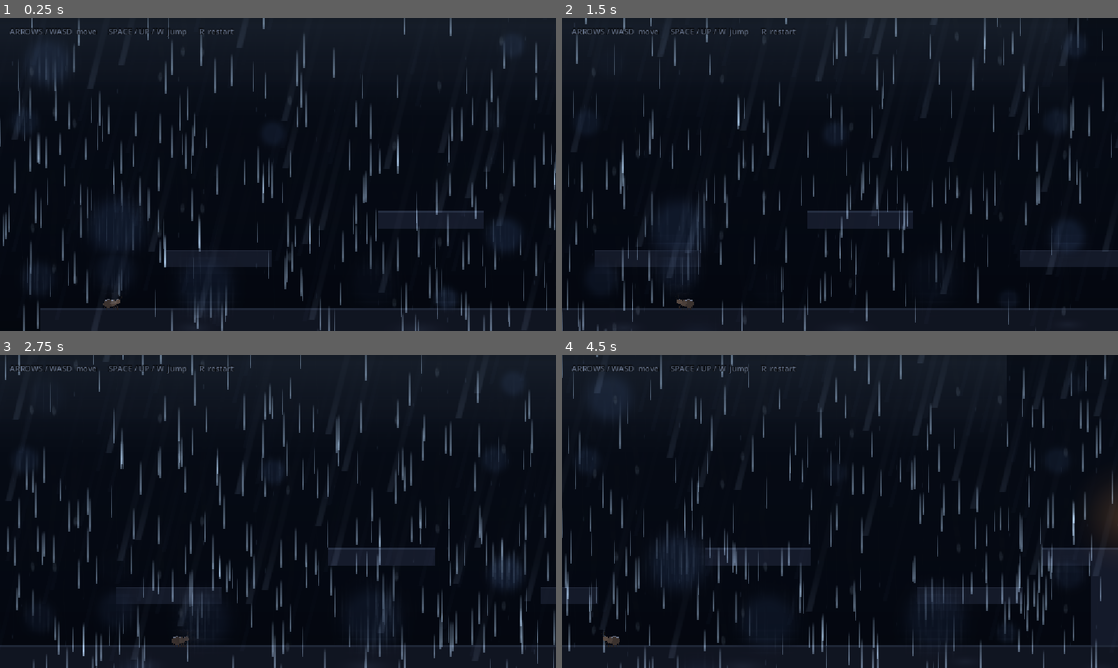
Above: before the commit, frames 1-4 (two rows, left to right).
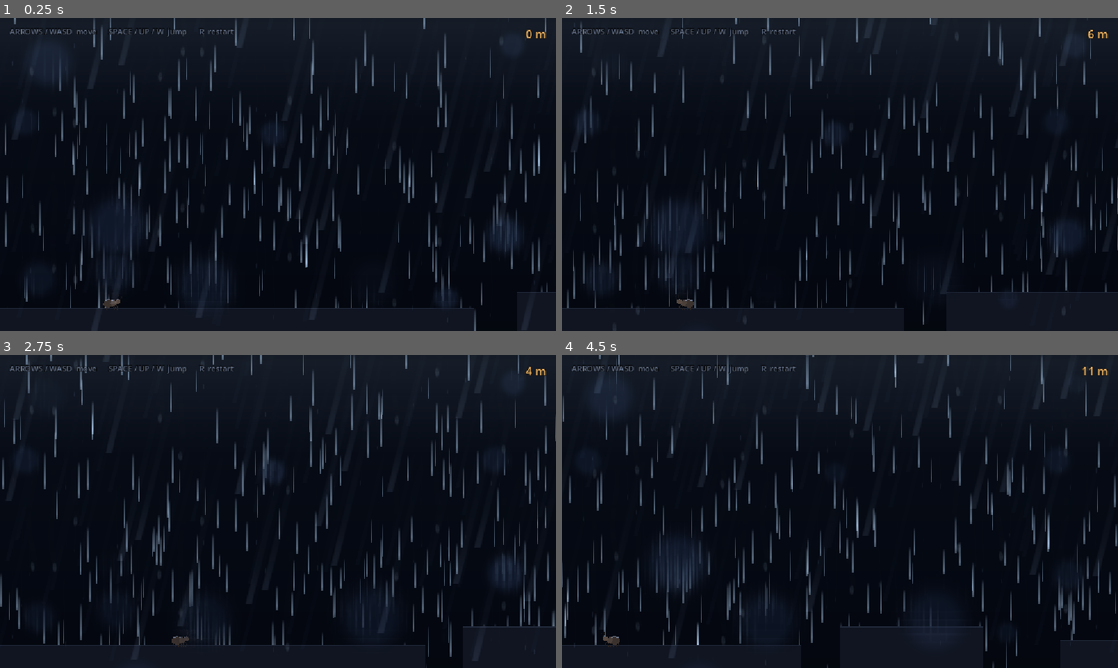
Above: after the commit, the same moments.

Repository: Dodge100/jame-gam
Game: Godot game, scene res://main.tscn
The game is run twice, just before and just after one commit, with the same random seed, the same clock (stepped at 60 frames per second) and the same inputs.
Inputs:
- Up to frame 1 (0.25 s): no input
- Up to frame 2 (1.5 s): hold D (move_right) 0.53-1.28 s; tap Space (jump) at 0.77 s; hold A (move_left) from 1.28 s (still down)
- Up to frame 3 (2.75 s): tap Space (jump) at 1.52 s; tap R (restart) at 2 s; release A (move_left) at 2.03 s; hold D (move_right) from 2.03 s (still down)
- Up to frame 4 (4.5 s): tap Space (jump) at 3.02, 3.77 s; release D (move_right) at 3.53 s; hold A (move_left) from 3.53 s (still down)

The runs differ from the first frame. In frame 1, 10% of the frame differs, in the area x 0-100%, y 0-100%; in frame 2, 8.8%; in frame 3, 9.6%; in frame 4, 12%.

Commit message:
procedural generation

Diff:
--- a/main.gd
+++ b/main.gd
@@ -1,23 +1,32 @@
 extends Node2D
 
-@onready var _win: Label = $UI/WinLabel
+@onready var _distance_label: Label = $UI/DistanceLabel
 @onready var _lose: Label = $UI/LoseLabel
+@onready var _level: Node2D = $Level
 @onready var _player: Node2D = $Player
 @onready var _rain: Node2D = $Level/WorldRain
 
 var _dead := false
+var _distance := 0
 
 func _ready() -> void:
-	_win.visible = false
 	_lose.visible = false
+	_distance_label.text = "0 m"
 	process_mode = Node.PROCESS_MODE_ALWAYS
+	_player.process_mode = Node.PROCESS_MODE_PAUSABLE
+	_level.process_mode = Node.PROCESS_MODE_PAUSABLE
 
 func _process(_delta: float) -> void:
 	# Keep rain over the visible screen, since the camera only travels right.
-	_rain.global_position.x = _player.global_position.x
+	_rain.global_position.x = (_player.view_left() + _player.view_right()) * 0.5
 
 func _physics_process(_delta: float) -> void:
-	if not _dead and (_player.is_out_of_view() or _player.is_behind_view()):
+	if _dead:
+		return
+	_level.stream_to(_player.view_left(), _player.view_right())
+	_distance = maxi(_distance, int((_player.global_position.x - 150.0) / 50.0))
+	_distance_label.text = "%d m" % _distance
+	if _player.is_out_of_view() or _player.is_behind_view() or _player.is_below_view():
 		_die()
 
 func _unhandled_input(event: InputEvent) -> void:
@@ -27,11 +36,7 @@
 
 func _die() -> void:
 	_dead = true
+	_lose.text = "LOST IN THE RAIN\n%d m\nPRESS R TO TRY AGAIN" % _distance
 	_lose.visible = true
 	_rain.visible = false
 	get_tree().paused = true
-
-func _on_goal_body_entered(body: Node2D) -> void:
-	if body.is_in_group("player"):
-		_win.visible = true
-		_dead = true
--- a/main.tscn
+++ b/main.tscn
@@ -27,20 +27,21 @@
 theme_override_constants/outline_size = 6
 text = "ARROWS / WASD  move      SPACE / UP / W  jump      R  restart"
 
-[node name="WinLabel" type="Label" parent="UI" visible=false]
-anchors_preset = 15
+[node name="DistanceLabel" type="Label" parent="UI"]
+anchors_preset = 1
+anchor_left = 1.0
 anchor_right = 1.0
-anchor_bottom = 1.0
-grow_horizontal = 2
-grow_vertical = 2
-theme_override_font_sizes/font_size = 40
+offset_left = -240.0
+offset_top = 16.0
+offset_right = -20.0
+offset_bottom = 46.0
+grow_horizontal = 0
+theme_override_font_sizes/font_size = 24
 theme_override_colors/font_color = Color(1, 0.76, 0.42, 1)
 theme_override_colors/font_outline_color = Color(0.05, 0.03, 0.01, 0.9)
-theme_override_constants/outline_size = 12
-horizontal_alignment = 1
-vertical_alignment = 1
-text = "LEVEL COMPLETE
-PRESS R TO PLAY AGAIN"
+theme_override_constants/outline_size = 6
+horizontal_alignment = 2
+text = "0 m"
 
 [node name="LoseLabel" type="Label" parent="UI" visible=false]
 anchors_preset = 15
@@ -56,5 +57,3 @@
 vertical_alignment = 1
 text = "LOST IN THE RAIN
 PRESS R TO TRY AGAIN"
-
-[connection signal="body_entered" from="Level/Goal" to="." method="_on_goal_body_entered"]
--- /dev/null
+++ b/scenes/Level.gd
@@ -0,0 +1,65 @@
+extends Node2D
+
+const START_X := -400.0
+const START_WIDTH := 1300.0
+const START_Y := 600.0
+const MIN_SURFACE_Y := 380.0
+const MAX_SURFACE_Y := 600.0
+const BOTTOM_Y := 760.0
+const GENERATE_AHEAD := 1400.0
+const KEEP_BEHIND := 400.0
+
+var _rng := RandomNumberGenerator.new()
+var _segments: Array[StaticBody2D] = []
+var _next_x := START_X + START_WIDTH
+var _last_y := START_Y
+
+func _ready() -> void:
+	_rng.randomize()
+	_add_segment(START_X, START_Y, START_WIDTH)
+
+func stream_to(view_left: float, view_right: float) -> void:
+	while _next_x < view_right + GENERATE_AHEAD:
+		var surface_y := clampf(
+			_last_y + _rng.randf_range(-80.0, 110.0),
+			MIN_SURFACE_Y,
+			MAX_SURFACE_Y
+		)
+		var gap := _rng.randf_range(80.0, 170.0)
+		if surface_y < _last_y:
+			gap = minf(gap, 120.0)
+		_next_x += gap
+		var width := _rng.randf_range(280.0, 560.0)
+		_add_segment(_next_x, surface_y, width)
+		_next_x += width
+		_last_y = surface_y
+
+	while not _segments.is_empty() and float(_segments[0].get_meta("right")) < view_left - KEEP_BEHIND:
+		var old_segment: StaticBody2D = _segments.pop_front()
+		old_segment.queue_free()
+
+func _add_segment(x: float, y: float, width: float) -> void:
+	var segment := StaticBody2D.new()
+	segment.position = Vector2(x, y)
+	segment.set_meta("right", x + width)
+
+	var depth := BOTTOM_Y - y
+	var shape := RectangleShape2D.new()
+	shape.size = Vector2(width, depth)
+	var collision := CollisionShape2D.new()
+	collision.shape = shape
+	collision.position = Vector2(width * 0.5, depth * 0.5)
+	segment.add_child(collision)
+
+	var visual := ColorRect.new()
+	visual.size = shape.size
+	visual.color = Color(0.07, 0.08, 0.11, 1.0)
+	segment.add_child(visual)
+
+	var top_line := ColorRect.new()
+	top_line.size = Vector2(width, 3.0)
+	top_line.color = Color(0.3, 0.36, 0.46, 0.3)
+	segment.add_child(top_line)
+
+	add_child(segment)
+	_segments.append(segment)
--- a/scenes/Level.tscn
+++ b/scenes/Level.tscn
@@ -1,288 +1,72 @@
-[gd_scene load_steps=15 format=3 uid="d44e66ff3355aa77"]
+[gd_scene format=3 uid="uid://li4je4k1mif2"]
 
-[ext_resource path="res://scenes/WorldRain.tscn" type="PackedScene" id="7"]
+[ext_resource type="Script" uid="uid://bukbf77d80kdd" path="res://scenes/Level.gd" id="1"]
+[ext_resource type="PackedScene" path="res://scenes/WorldRain.tscn" id="7"]
 
 [sub_resource type="Gradient" id="SkyGrad"]
-offsets = PackedFloat32Array(0.0, 0.5, 0.78, 1.0)
+offsets = PackedFloat32Array(0, 0.5, 0.78, 1)
 colors = PackedColorArray(0.012, 0.016, 0.028, 1, 0.03, 0.042, 0.062, 1, 0.02, 0.028, 0.045, 1, 0.008, 0.012, 0.02, 1)
 
 [sub_resource type="GradientTexture2D" id="SkyTex"]
 gradient = SubResource("SkyGrad")
 width = 256
 height = 256
-fill_from = Vector2(0, 0)
 fill_to = Vector2(0, 1)
 
 [sub_resource type="Gradient" id="FogGradDeep"]
-offsets = PackedFloat32Array(0.0, 0.4, 0.58, 0.78, 1.0)
+offsets = PackedFloat32Array(0, 0.4, 0.58, 0.78, 1)
 colors = PackedColorArray(0.42, 0.5, 0.58, 0, 0.42, 0.5, 0.58, 0.045, 0.42, 0.5, 0.58, 0.09, 0.42, 0.5, 0.58, 0.03, 0.42, 0.5, 0.58, 0)
 
 [sub_resource type="GradientTexture2D" id="FogTexDeep"]
 gradient = SubResource("FogGradDeep")
 width = 128
 height = 128
-fill_from = Vector2(0, 0)
 fill_to = Vector2(0, 1)
 
 [sub_resource type="Gradient" id="FogGradLow"]
-offsets = PackedFloat32Array(0.0, 0.5, 0.72, 0.88, 1.0)
+offsets = PackedFloat32Array(0, 0.5, 0.72, 0.88, 1)
 colors = PackedColorArray(0.5, 0.58, 0.66, 0, 0.5, 0.58, 0.66, 0, 0.5, 0.58, 0.66, 0.11, 0.5, 0.58, 0.66, 0.05, 0.5, 0.58, 0.66, 0)
 
 [sub_resource type="GradientTexture2D" id="FogTexLow"]
 gradient = SubResource("FogGradLow")
 width = 128
 height = 128
-fill_from = Vector2(0, 0)
 fill_to = Vector2(0, 1)
 
-[sub_resource type="Gradient" id="GlowGrad"]
-offsets = PackedFloat32Array(0.0, 0.35, 0.7, 1.0)
-colors = PackedColorArray(1, 1, 1, 0.85, 1, 1, 1, 0.45, 1, 1, 1, 0.13, 1, 1, 1, 0)
+[node name="Level" type="Node2D" unique_id=614946415]
+script = ExtResource("1")
 
-[sub_resource type="GradientTexture2D" id="GlowTex"]
-gradient = SubResource("GlowGrad")
-width = 128
-height = 128
-fill = 1
-fill_from = Vector2(0.5, 0.5)
-fill_to = Vector2(0.5, 0)
-
-[sub_resource type="CanvasItemMaterial" id="AddBl"]
-blend_mode = 1
-
-[sub_resource type="RectangleShape2D" id="GroundShape"]
-size = Vector2(1700, 120)
-
-[sub_resource type="RectangleShape2D" id="PlatShape"]
-size = Vector2(220, 36)
-
-[sub_resource type="RectangleShape2D" id="StepShape"]
-size = Vector2(200, 200)
-
-[sub_resource type="RectangleShape2D" id="WallShape"]
-size = Vector2(32, 720)
-
-[sub_resource type="RectangleShape2D" id="PillShape"]
-size = Vector2(30, 130)
-
-[node name="Level" type="Node2D"]
-
-[node name="Parallax" type="ParallaxBackground" parent="."]
+[node name="Parallax" type="ParallaxBackground" parent="." unique_id=638702860]
 layer = -10
 
-[node name="SkyLayer" type="ParallaxLayer" parent="Parallax"]
+[node name="SkyLayer" type="ParallaxLayer" parent="Parallax" unique_id=976261069]
 motion_scale = Vector2(0, 0)
 
-[node name="Sky" type="Sprite2D" parent="Parallax/SkyLayer"]
+[node name="Sky" type="Sprite2D" parent="Parallax/SkyLayer" unique_id=694120748]
 position = Vector2(-300, -560)
 scale = Vector2(13, 5.25)
 texture = SubResource("SkyTex")
 centered = false
 
-[node name="FogDeepLayer" type="ParallaxLayer" parent="Parallax"]
+[node name="FogDeepLayer" type="ParallaxLayer" parent="Parallax" unique_id=447736459]
 motion_scale = Vector2(0.04, 0)
+motion_mirroring = Vector2(1664, 0)
 
-[node name="FogDeep" type="Sprite2D" parent="Parallax/FogDeepLayer"]
+[node name="FogDeep" type="Sprite2D" parent="Parallax/FogDeepLayer" unique_id=129381261]
 position = Vector2(-300, -520)
 scale = Vector2(13, 5.2)
 texture = SubResource("FogTexDeep")
 centered = false
 
-[node name="FogLowLayer" type="ParallaxLayer" parent="Parallax"]
+[node name="FogLowLayer" type="ParallaxLayer" parent="Parallax" unique_id=2051399533]
 motion_scale = Vector2(0.6, 0)
+motion_mirroring = Vector2(1664, 0)
 
-[node name="FogLow" type="Sprite2D" parent="Parallax/FogLowLayer"]
+[node name="FogLow" type="Sprite2D" parent="Parallax/FogLowLayer" unique_id=43954463]
 position = Vector2(-500, -460)
 scale = Vector2(13, 5.2)
 texture = SubResource("FogTexLow")
 centered = false
 
-[node name="Ground" type="StaticBody2D" parent="."]
-
-[node name="Visual" type="ColorRect" parent="Ground"]
-offset_left = 0.0
-offset_top = 600.0
-offset_right = 1700.0
-offset_bottom = 720.0
-color = Color(0.07, 0.08, 0.11, 1)
-
-[node name="TopLine" type="ColorRect" parent="Ground"]
-offset_left = 0.0
-offset_top = 600.0
-offset_right = 1700.0
-offset_bottom = 604.0
-color = Color(0.3, 0.36, 0.46, 0.25)
-
-[node name="GroundCollision" type="CollisionShape2D" parent="Ground"]
-position = Vector2(850, 660)
-shape = SubResource("GroundShape")
-
-[node name="Refl1" type="Sprite2D" parent="."]
-material = SubResource("AddBl")
-position = Vector2(320, 642)
-scale = Vector2(0.8, 0.28)
-modulate = Color(0.5, 0.6, 0.75, 0.10)
-texture = SubResource("GlowTex")
-
-[node name="Refl2" type="Sprite2D" parent="."]
-material = SubResource("AddBl")
-position = Vector2(780, 645)
-scale = Vector2(1.1, 0.34)
-modulate = Color(0.5, 0.6, 0.75, 0.10)
-texture = SubResource("GlowTex")
-
-[node name="Refl3" type="Sprite2D" parent="."]
-material = SubResource("AddBl")
-position = Vector2(1240, 635)
-scale = Vector2(0.7, 0.24)
-modulate = Color(0.5, 0.6, 0.75, 0.08)
-texture = SubResource("GlowTex")
-
-[node name="Refl4" type="Sprite2D" parent="."]
-material = SubResource("AddBl")
-position = Vector2(1520, 650)
-scale = Vector2(0.75, 0.26)
-modulate = Color(0.5, 0.6, 0.75, 0.08)
-texture = SubResource("GlowTex")
-
-[node name="Platform1" type="StaticBody2D" parent="."]
-
-[node name="Visual" type="ColorRect" parent="Platform1"]
-offset_left = 260.0
-offset_top = 480.0
-offset_right = 480.0
-offset_bottom = 516.0
-color = Color(0.085, 0.1, 0.14, 1)
-
-[node name="TopLine" type="ColorRect" parent="Platform1"]
-offset_left = 260.0
-offset_top = 480.0
-offset_right = 480.0
-offset_bottom = 483.0
-color = Color(0.3, 0.35, 0.44, 0.3)
-
-[node name="CollisionShape2D" type="CollisionShape2D" parent="Platform1"]
-position = Vector2(370, 498)
-shape = SubResource("PlatShape")
-
-[node name="Platform2" type="StaticBody2D" parent="."]
-
-[node name="Visual" type="ColorRect" parent="Platform2"]
-offset_left = 700.0
-offset_top = 400.0
-offset_right = 920.0
-offset_bottom = 436.0
-color = Color(0.09, 0.105, 0.15, 1)
-
-[node name="TopLine" type="ColorRect" parent="Platform2"]
-offset_left = 700.0
-offset_top = 400.0
-offset_right = 920.0
-offset_bottom = 403.0
-color = Color(0.3, 0.35, 0.44, 0.3)
-
-[node name="CollisionShape2D" type="CollisionShape2D" parent="Platform2"]
-position = Vector2(810, 418)
-shape = SubResource("PlatShape")
-
-[node name="Platform3" type="StaticBody2D" parent="."]
-
-[node name="Visual" type="ColorRect" parent="Platform3"]
-offset_left = 1140.0
-offset_top = 480.0
-offset_right = 1360.0
-offset_bottom = 516.0
-color = Color(0.085, 0.1, 0.14, 1)
-
-[node name="TopLine" type="ColorRect" parent="Platform3"]
-offset_left = 1140.0
-offset_top = 480.0
-offset_right = 1360.0
-offset_bottom = 483.0
-color = Color(0.3, 0.35, 0.44, 0.3)
-
-[node name="CollisionShape2D" type="CollisionShape2D" parent="Platform3"]
-position = Vector2(1250, 498)
-shape = SubResource("PlatShape")
-
-[node name="Platform4" type="StaticBody2D" parent="."]
-
-[node name="Visual" type="ColorRect" parent="Platform4"]
-offset_left = 1400.0
-offset_top = 400.0
-offset_right = 1620.0
-offset_bottom = 436.0
-color = Color(0.09, 0.105, 0.15, 1)
-
-[node name="TopLine" type="ColorRect" parent="Platform4"]
-offset_left = 1400.0
-offset_top = 400.0
-offset_right = 1620.0
-offset_bottom = 403.0
-color = Color(0.3, 0.35, 0.44, 0.3)
-
-[node name="CollisionShape2D" type="CollisionShape2D" parent="Platform4"]
-position = Vector2(1510, 418)
-shape = SubResource("PlatShape")
-
-[node name="Step" type="StaticBody2D" parent="."]
-
-[node name="Visual" type="ColorRect" parent="Step"]
-offset_left = 1500.0
-offset_top = 400.0
-offset_right = 1700.0
-offset_bottom = 600.0
-color = Color(0.085, 0.1, 0.145, 1)
-
-[node name="TopLine" type="ColorRect" parent="Step"]
-offset_left = 1500.0
-offset_top = 400.0
-offset_right = 1700.0
-offset_bottom = 403.0
-color = Color(0.3, 0.35, 0.44, 0.3)
-
-[node name="CollisionShape2D" type="CollisionShape2D" parent="Step"]
-position = Vector2(1600, 500)
-shape = SubResource("StepShape")
-
-[node name="StartWall" type="StaticBody2D" parent="."]
-
-[node name="CollisionShape2D" type="CollisionShape2D" parent="StartWall"]
-position = Vector2(-16, 360)
-shape = SubResource("WallShape")
-
-[node name="EndWall" type="StaticBody2D" parent="."]
-
-[node name="CollisionShape2D" type="CollisionShape2D" parent="EndWall"]
-position = Vector2(1684, 300)
-shape = SubResource("WallShape")
-
-[node name="Goal" type="Area2D" parent="."]
-
-[node name="Glow" type="Sprite2D" parent="Goal"]
-material = SubResource("AddBl")
-position = Vector2(1575, 335)
-scale = Vector2(1.9, 1.9)
-modulate = Color(0.9, 0.55, 0.25, 0.32)
-texture = SubResource("GlowTex")
-
-[node name="Visual" type="ColorRect" parent="Goal"]
-offset_left = 1560.0
-offset_top = 270.0
-offset_right = 1590.0
-offset_bottom = 400.0
-color = Color(0.8, 0.47, 0.2, 1)
-
-[node name="Cap" type="ColorRect" parent="Goal"]
-offset_left = 1556.0
-offset_top = 264.0
-offset_right = 1594.0
-offset_bottom = 272.0
-color = Color(0.92, 0.62, 0.36, 1)
-
-[node name="CollisionShape2D" type="CollisionShape2D" parent="Goal"]
-position = Vector2(1575, 335)
-shape = SubResource("PillShape")
-
-[node name="WorldRain" parent="." instance=ExtResource("7")]
+[node name="WorldRain" parent="." unique_id=125074587 instance=ExtResource("7")]
 position = Vector2(850, 260)
--- a/scenes/Player.gd
+++ b/scenes/Player.gd
@@ -57,6 +57,9 @@
 func is_behind_view() -> bool:
 	return global_position.x + 8.0 < view_left()
 
+func is_below_view() -> bool:
+	return global_position.y - 8.0 > view_top_y + _cam.get_viewport_rect().size.y
+
 func _advance_camera(delta: float) -> void:
 	_cam_x += scroll_speed * delta
 	_cam.global_position = Vector2(_cam_x, _view_center_y())
Not shown, added: scenes/Level.gd.uid
Not shown, added: scripts/RainWind.gd.uid
